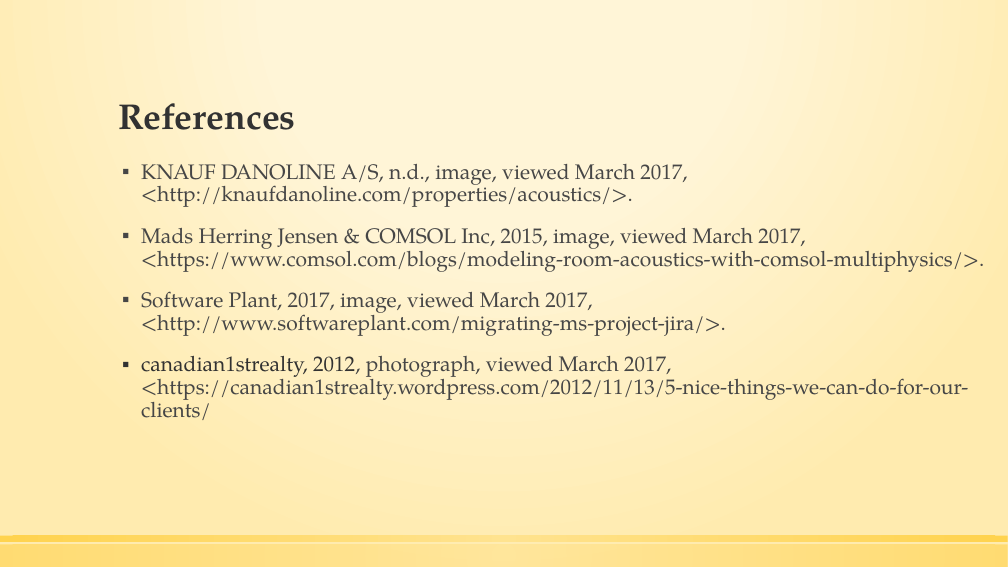
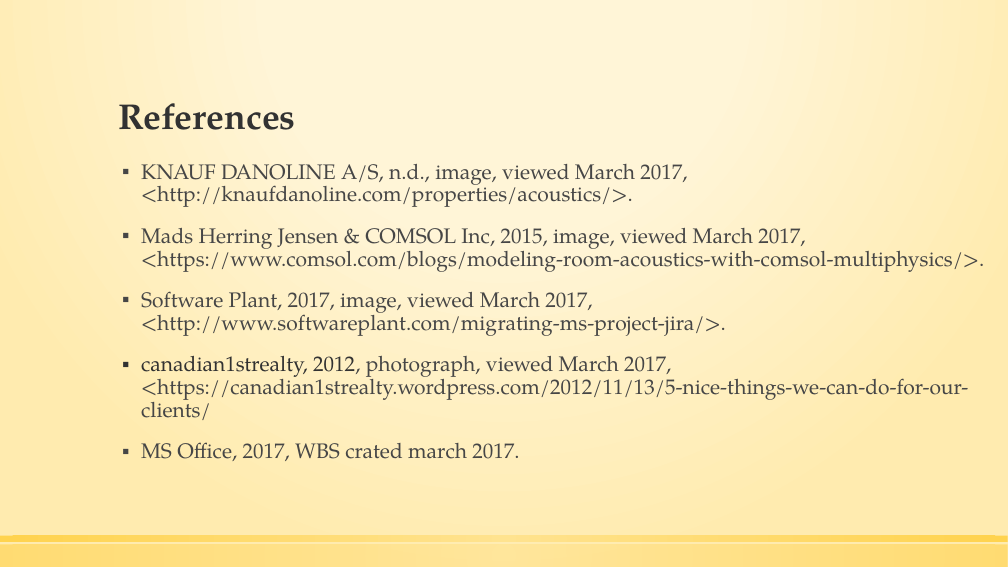
Before and after one commit to CedricVz/AAA, a slide deck: slide 6 of PowerPoint presentation.pptx. Drawn at 1008x567 pixels with LibreOffice and Linux fonts; fonts in the diff are those of the drawing. Boxes give left, top, right and bottom in pixels: in the first picture for what was removed or moved away, otherwise in the second. Text is boxed around its words. In the diff, an @@ line names an element or a change of style, - is before the commit and + after.

Commit message:
WBS Reference

```diff
--- a/PowerPoint presentation.pptx
+++ b/PowerPoint presentation.pptx
@@ text at (141,442,519,461): paragraph added @@
+▪ MS Office, 2017, WBS crated march 2017.
```
